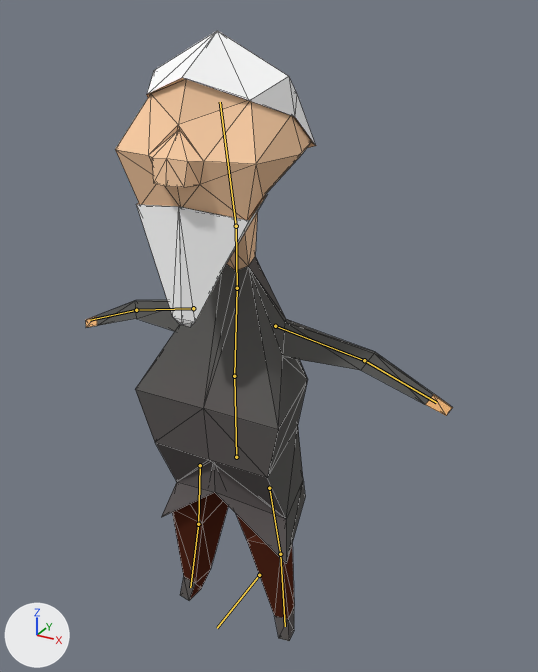
A saved change to the Blender file TheOvercoat/Assets/Models(blend)/Karakterler/armature1.blend.
The view is the same before and after, from a 50 mm lens placed at (1.075, -1.687, 1.945), pointed at (0.107, 0.071, 1.066). The axes (+X, +Y, +Z) are drawn at lower left. The lights are the same throughout. The bones that bend it are drawn over the model as lines. Mesh edges are drawn as thin lines.
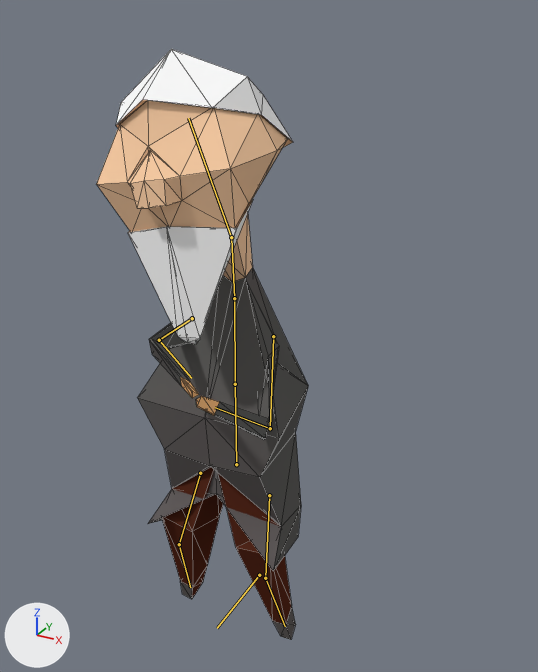
The newer file adds an action. The first version stands in its rest pose; the second is drawn at frame 308 of the action 'Paint'.

What changed in the scene script:
```text
Change bone_torso:
    where bone_torso = bpy.data.objects['Armature'].pose.bones['Torso']
    bone_torso.location: (0.0, 0.0, 0.0) -> (0.0, -0.043, 0.0)
Change bone_chest:
    where bone_chest = bpy.data.objects['Armature'].pose.bones['Chest']  # child of 'Torso'
    bone_chest.rotation_quaternion: (1.0, 0.0, 0.0, 0.0) -> (1.0, 0.029, 0.0, 0.0)  # degrees (0, 0, 0) -> degrees (3, 0, 0)
Change bone_head:
    where bone_head = bpy.data.objects['Armature'].pose.bones['Head']  # child of 'Neck'
    bone_head.rotation_quaternion: (1.0, 0.0, 0.0, 0.0) -> (0.995, 0.0, 0.026, 0.097)  # degrees (0, 0, 0) -> degrees (0, 3, 11)
Change bone_handik_r:
    where bone_handik_r = bpy.data.objects['Armature'].pose.bones['HandIK.R']
    bone_handik_r.location: (0.0, 0.0, 0.0) -> (0.291, -0.764, -0.422)
Change bone_armik_r:
    where bone_armik_r = bpy.data.objects['Armature'].pose.bones['ArmIK.R']
    bone_armik_r.location: (0.0, 0.0, 0.0) -> (0.153, -0.014, -0.787)
Change bone_legik_r:
    where bone_legik_r = bpy.data.objects['Armature'].pose.bones['LegIK.R']
    bone_legik_r.location: (0.0, 0.0, 0.0) -> (-0.044, -1.53, 0.018)
Change bone_handik_l:
    where bone_handik_l = bpy.data.objects['Armature'].pose.bones['HandIK.L']
    bone_handik_l.location: (0.0, 0.0, 0.0) -> (-0.209, -1.197, -0.473)
Change bone_armik_l:
    where bone_armik_l = bpy.data.objects['Armature'].pose.bones['ArmIK.L']
    bone_armik_l.location: (0.0, 0.0, 0.0) -> (-0.011, -1.032, 0.03)
Change bone_legik_l:
    where bone_legik_l = bpy.data.objects['Armature'].pose.bones['LegIK.L']
    bone_legik_l.location: (0.0, 0.0, 0.0) -> (-0.016, -1.53, 0.045)
```

Pixel boxes (x1, y1, x2, y2) of what changed, in the pictures (538 x 672 px):
'Cube.000', posed (43% narrower): before (85, 31, 453, 641); after (97, 49, 308, 640)
bone 'Torso', root to tip: before (236, 457) to (234, 376); after (236, 464) to (235, 384)
bone 'Chest', root to tip: before (234, 376) to (237, 288); after (235, 384) to (234, 298)
bone 'Head', root to tip: before (236, 226) to (220, 102); after (231, 237) to (188, 118)
